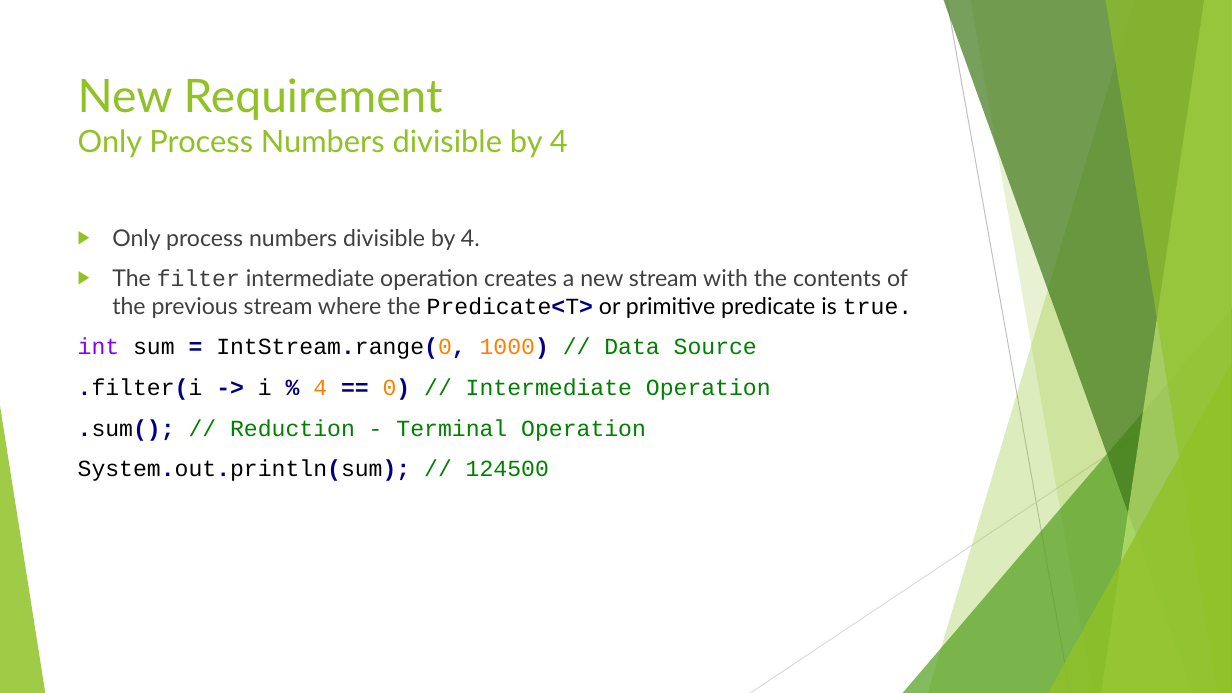
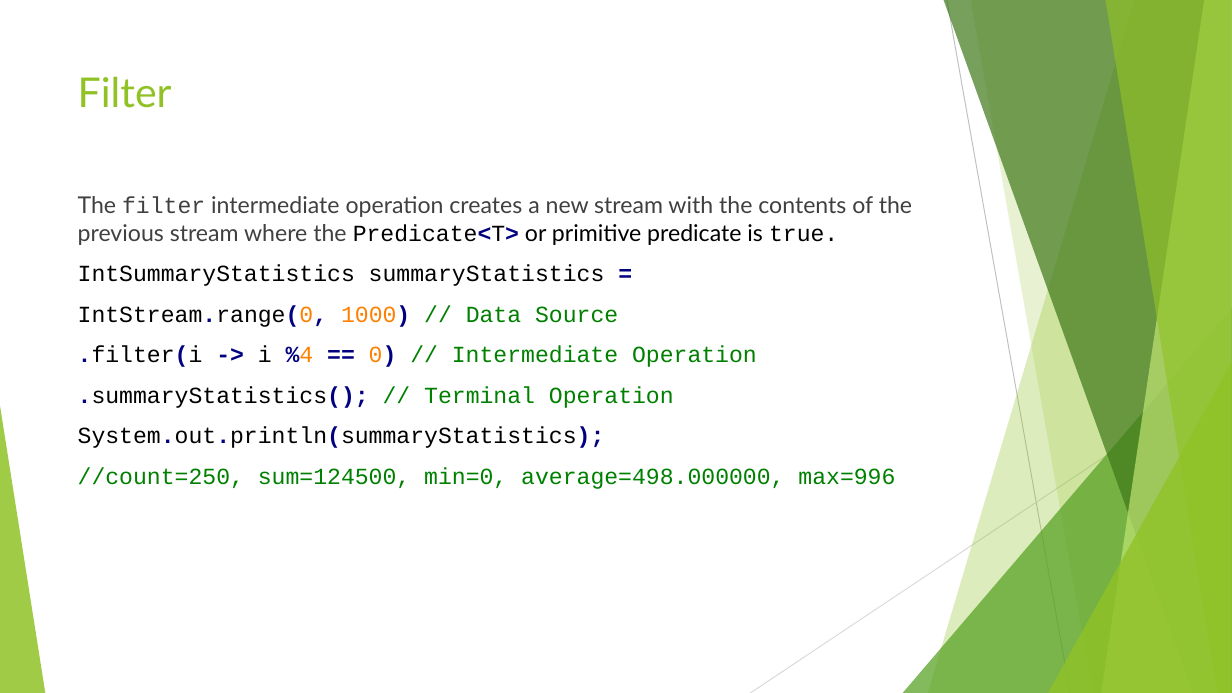
Before and after one commit to RichardRoda/2017-CodePaLOUsa-Lambda, a slide deck: slide 22 of Learning to Love the Lambda in the Stream.pptx (slide 20 before the commit). Drawn at 1232x693 pixels with LibreOffice and Linux fonts; fonts in the diff are those of the drawing. Boxes give left, top, right and bottom in pixels: in the first picture for what was removed or moved away, otherwise in the second. Text is boxed around its words. In the diff, an @@ line names an element or a change of style, - is before the commit and + after.

Commit message:
Various changes - Add unit testing strategies: builder pattern to add intermediate operation to stream, or decorator to decorate functional lambdas with testing logic.  Add slide about method references.

```diff
--- a/Learning to Love the Lambda in the Stream.pptx
+++ b/Learning to Love the Lambda in the Stream.pptx
@@ title at (78,76,172,108): text changed; size 24 to 32 pt @@
-New Requirement
-Only Process Numbers divisible by 4
+Filter
@@ text "The filter intermediate operation creates ...": place and size @@
-text "The filter intermediate operation creates ..." at (78,229,912,481)
+text "The filter intermediate operation creates ..." at (78,196,912,489)
@@ text at (78,196,912,245): bullet ▶ to none @@
@@ text at (112,229,480,250): paragraph removed @@
-▶ Only process numbers divisible by 4.
@@ text at (78,264,895,489): text changed; text colour #008000 to #000000 @@
-int sum = IntStream.range(0, 1000) // Data Source
-.filter(i -> i % 4 == 0) // Intermediate Operation
-.sum(); // Reduction - Terminal Operation
-System.out.println(sum); // 124500
+IntSummaryStatistics summaryStatistics =
+IntStream.range(0, 1000) // Data Source
+.filter(i -> i %4 == 0) // Intermediate Operation
+.summaryStatistics(); // Terminal Operation
+System.out.println(summaryStatistics);
+//count=250, sum=124500, min=0, average=498.000000, max=996
```
Also in this commit, not shown: 11 other slides changed, 10 slides added, 5 other files.
